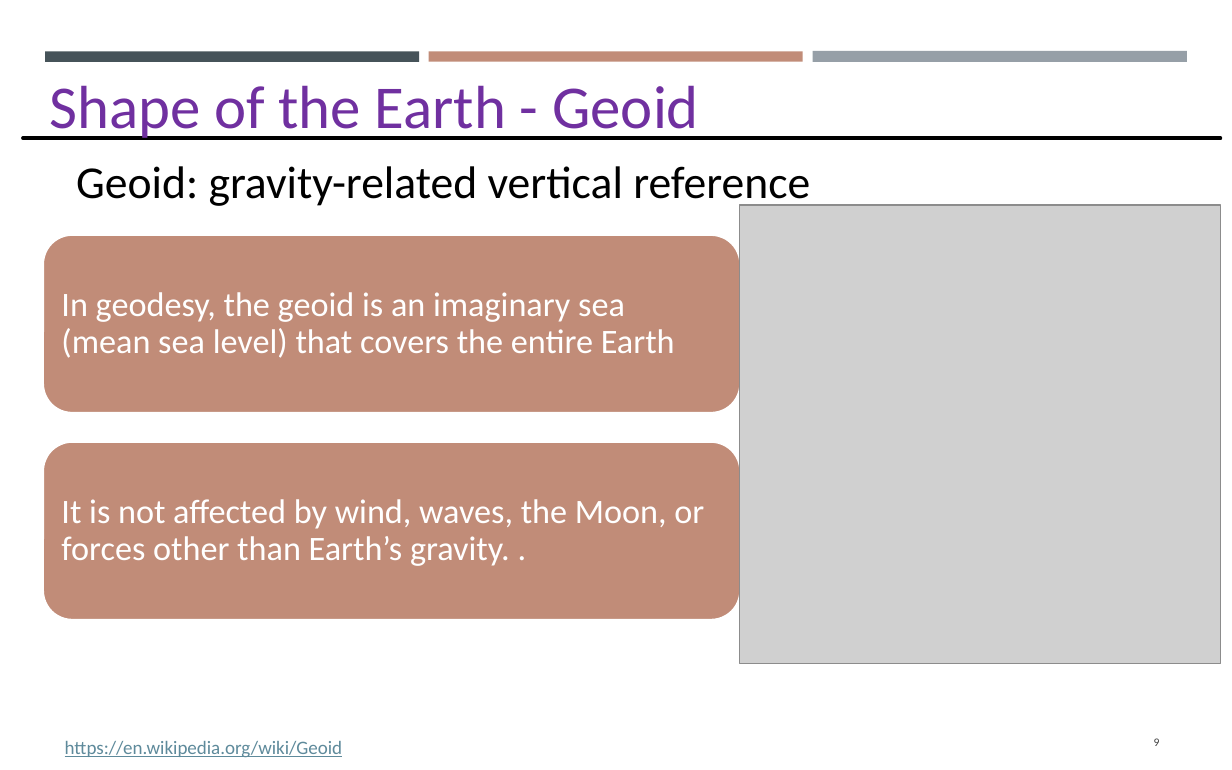
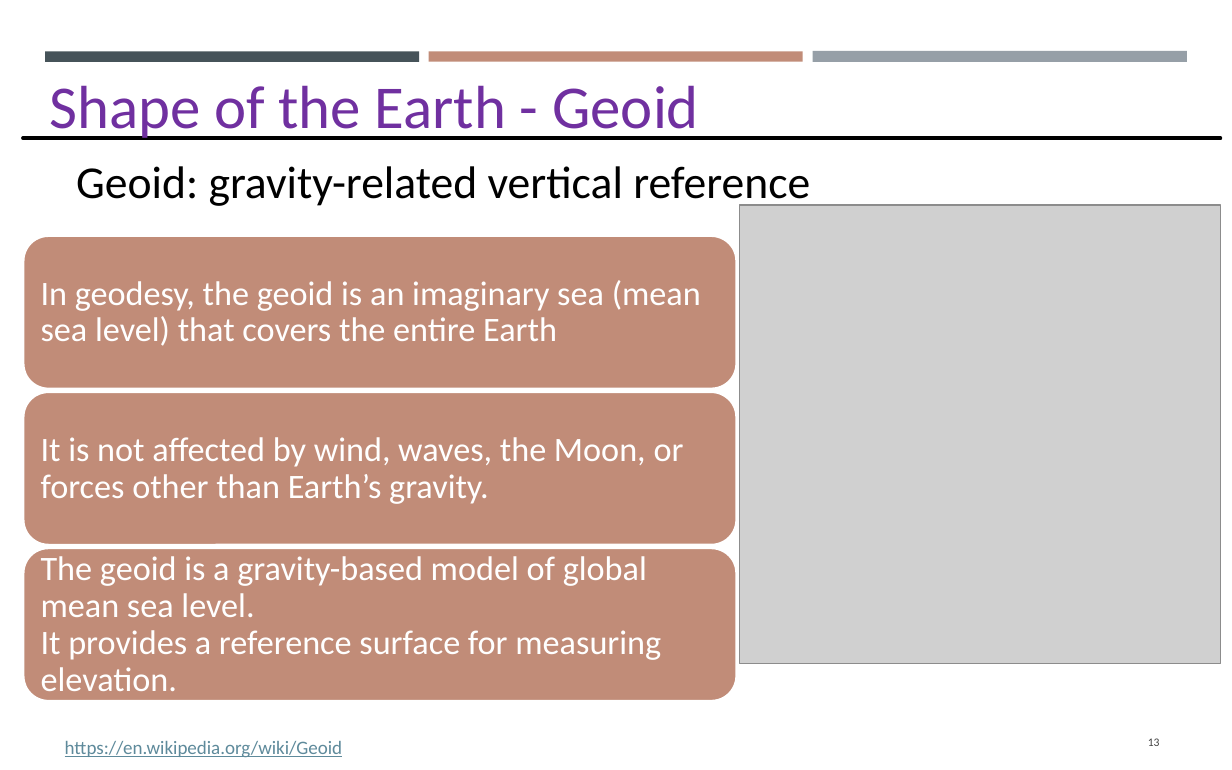
Before and after one commit to gisynw/GIS_I, a slide deck: slide 13 of docs/Lectures/Week03/Week03_GEOG2475_Datum_Tuesday.pptx (slide 9 before the commit). Drawn at 1232x770 pixels with LibreOffice and Linux fonts; fonts in the diff are those of the drawing; grey boxes stand for pictures. Boxes give left, top, right and bottom in pixels: in the first picture for what was removed or moved away, otherwise in the second. Text is boxed around its words. In the diff, an @@ line names an element or a change of style, - is before the commit and + after.

```diff
--- a/docs/Lectures/Week03/Week03_GEOG2475_Datum_Tuesday.pptx
+++ b/docs/Lectures/Week03/Week03_GEOG2475_Datum_Tuesday.pptx
@@ rounded rectangle: place and size @@
-rounded rectangle at box(42, 234, 741, 413)
+rounded rectangle at box(23, 235, 738, 390)
@@ text "In geodesy, the geoid is ..." rewrapped from box(61, 292, 675, 358) to box(41, 280, 701, 346) @@
@@ rounded rectangle: place and size @@
-rounded rectangle at box(42, 441, 741, 620)
+rounded rectangle at box(23, 392, 738, 546)
@@ text at box(41, 437, 684, 504): text changed @@
-It is not affected by wind, waves, the Moon, or forces other than Earth’s gravity. .
+It is not affected by wind, waves, the Moon, or forces other than Earth’s gravity.
@@ rounded rectangle added at box(23, 548, 738, 702), fill #C18C78, outline #FFFFFF 1.75 pt @@
@@ text added at box(41, 556, 661, 700), 18 pt, text #FFFFFF @@
+The geoid is a gravity-based model of global mean sea level.
+It provides a reference surface for measuring elevation.
@@ page number at box(1148, 738, 1160, 746): text changed @@
-9
+13
```
Also in this commit, not shown: 5 other slides changed, 12 slides added, 5 other files.
